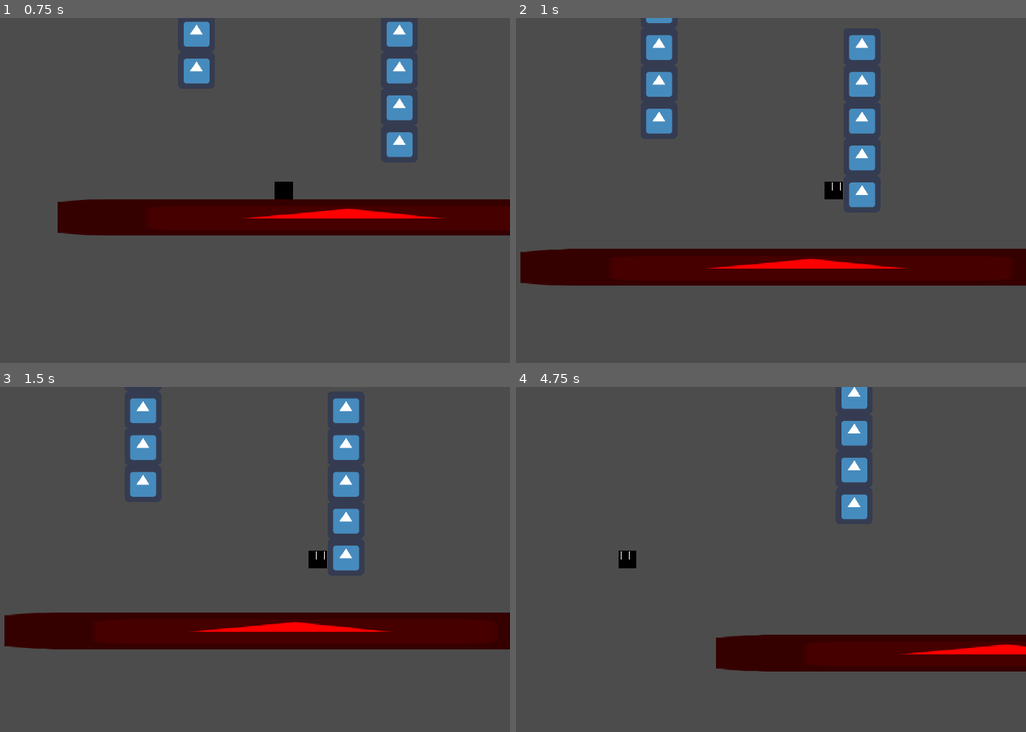
Above: before the commit, frames 1-4 (two rows, left to right).
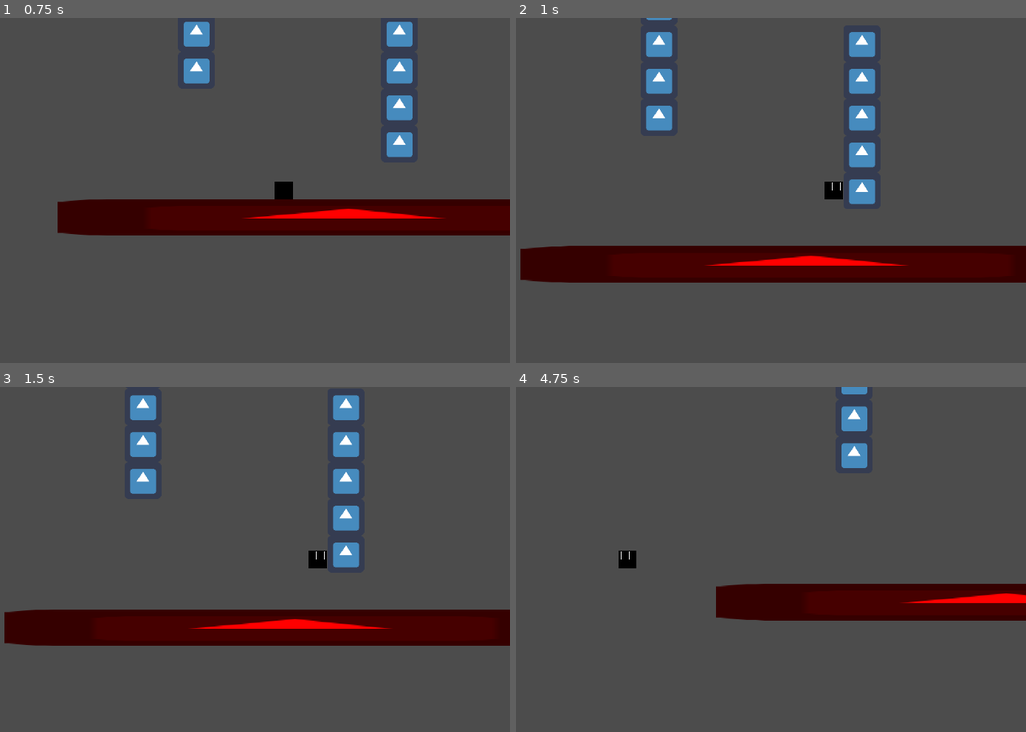
Above: after the commit, the same moments.

Repository: Zerotodeath/Unnamed-Game
Game: Godot game, scene res://Practice_Scene.tscn
The game is run twice, just before and just after one commit, with the same random seed, the same clock (stepped at 60 frames per second) and the same inputs. The engine's default icon, where the game draws it, is replaced by a stand-in: a white triangle on a blue panel in a dark square.
Inputs:
- Up to frame 1 (0.75 s): tap Enter at 0.5 s; hold D (Input_right) from 0.53 s (still down); hold X (Input_float) from 0.53 s (still down)
- Up to frame 2 (1 s): keep holding D (Input_right); keep holding X (Input_float); tap W (Input_up) at 0.77 s
- Up to frame 3 (1.5 s): keep holding D (Input_right); release X (Input_float) at 1.28 s; tap C (Input_dash) at 1.35 s
- Up to frame 4 (4.75 s): tap W (Input_up) at 1.52, 3.02, 3.77, 4.52 s; tap X (Input_float) at 1.55, 3.05, 4.35 s; release D (Input_right) at 2.03 s; hold A (Input_left) 2.03-2.78 s; hold X (Input_float) 2.03-2.78 s; hold D (Input_right) 2.78-4.28 s; tap Z (Input_ground) at 2.85 s; hold X (Input_float) 3.53-4.28 s; tap Space (Input_space) at 3.6 s; hold A (Input_left) from 4.28 s (still down)

Frame 1 is identical in both runs. In frame 2, 3.7% of the frame differs, in the area x 0-100%, y 0-78%; in frame 3, 3.8%; in frame 4, 14%, in the area x 39-100%, y 0-83%.

Commit message:
Updating player code
More gravity

Diff:
--- a/Snow thing/player.gd
+++ b/Snow thing/player.gd
@@ -79,7 +79,7 @@
 	#Float
 	if is_on_floor() == false && is_on_wall() == false:
 		if Input.is_action_pressed("Input_float"):
-			Gravity = 10
+			Gravity = 15
 		#Ground pound
 		if Input.is_action_pressed("Input_ground"):
 			Gravity = 35
